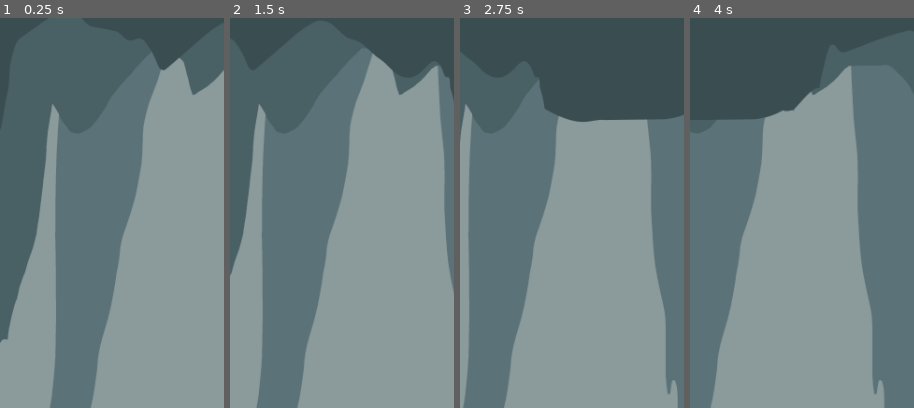
Above: before the commit, frames 1-4 (left to right).
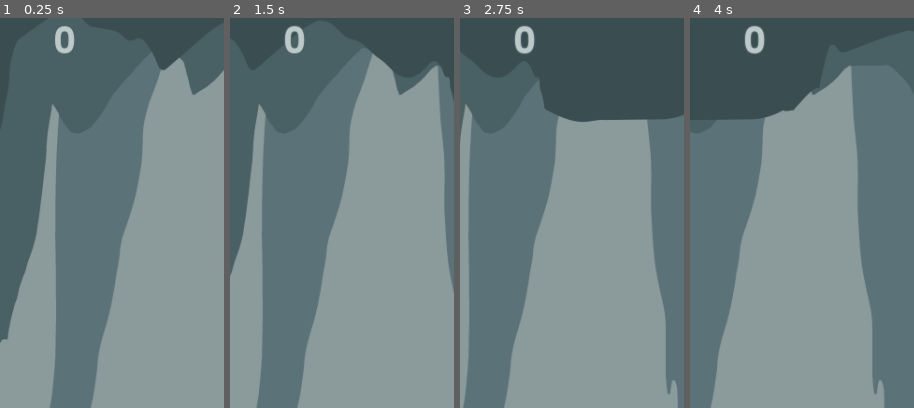
Above: after the commit, the same moments.

Repository: lazaromenezes/edx-games50
Game: Godot game, scene res://scenes/main.tscn
The game is run twice, just before and just after one commit, with the same random seed, the same clock (stepped at 60 frames per second) and the same inputs.
Inputs:
- Up to frame 1 (0.25 s): no input
- Up to frame 2 (1.5 s): tap Space (flap) at 0.77, 1.07 s
- Up to frame 3 (2.75 s): tap Space (flap) at 1.52, 1.82 s
- Up to frame 4 (4 s): tap Space (flap) at 3.02, 3.32, 3.77 s
The pictures show only the part of the screen within x 36-86%, y 0-50%; the shares and areas given below are measured in that part.

The runs differ from the first frame. In frame 1, 0.4% of the frame differs, in the area x 24-34%, y 2-10%; in frame 2, 0.4%; in frame 3, 0.4%; in frame 4, 0.4%.

Commit message:
Add core gameplay and UI

Diff:
--- /dev/null
+++ b/batty_tap/main_theme.tres
@@ -0,0 +1,9 @@
+[gd_resource type="Theme" load_steps=2 format=3 uid="uid://bpbqk1p8yyyxq"]
+
+[ext_resource type="FontFile" uid="uid://1eowy08yrgt4" path="res://assets/font/MadimiOne-Regular.ttf" id="1_cc8bu"]
+
+[resource]
+Label/colors/font_color = Color(0.74092, 0.785931, 0.788868, 1)
+Label/colors/font_outline_color = Color(0.286275, 0.376471, 0.396078, 1)
+Label/constants/outline_size = 5
+Label/fonts/font = ExtResource("1_cc8bu")
--- a/batty_tap/project.godot
+++ b/batty_tap/project.godot
@@ -31,6 +31,17 @@
 , Object(InputEventMouseButton,"resource_local_to_scene":false,"resource_name":"","device":-1,"window_id":0,"alt_presse …(249 unchanged characters)…
 ]
 }
+restart={
+"deadzone": 0.5,
+"events": [Object(InputEventKey,"resource_local_to_scene":false,"resource_name":"","device":-1,"window_id":0,"alt_pressed":false,"shift_pressed":false,"ctrl_pressed":false,"meta_pressed":false,"pressed":false,"keycode":0,"physical_keycode":32,"key_label":0,"unicode":32,"location":0,"echo":false,"script":null)
+, Object(InputEventMouseButton,"resource_local_to_scene":false,"resource_name":"","device":-1,"window_id":0,"alt_pressed":false,"shift_pressed":false,"ctrl_pressed":false,"meta_pressed":false,"button_mask":1,"position":Vector2(325, 16),"global_position":Vector2(329, 57),"factor":1.0,"button_index":1,"canceled":false,"pressed":true,"double_click":false,"script":null)
+]
+}
+quit={
+"deadzone": 0.5,
+"events": [Object(InputEventKey,"resource_local_to_scene":false,"resource_name":"","device":-1,"window_id":0,"alt_pressed":false,"shift_pressed":false,"ctrl_pressed":false,"meta_pressed":false,"pressed":false,"keycode":0,"physical_keycode":4194305,"key_label":0,"unicode":0,"location":0,"echo":false,"script":null)
+]
+}
 
 [rendering]
 
--- /dev/null
+++ b/batty_tap/scenes/game_over/game_over_layer.gd
@@ -0,0 +1,10 @@
+extends CanvasLayer
+
+signal restarted()
+signal quit()
+
+func _input(event: InputEvent) -> void:
+	if event.is_action_pressed("restart"):
+		restarted.emit()
+	elif event.is_action_pressed("quit"):
+		quit.emit()
--- /dev/null
+++ b/batty_tap/scenes/game_over/game_over_layer.tscn
@@ -0,0 +1,38 @@
+[gd_scene load_steps=3 format=3 uid="uid://bjdjme4iolf2t"]
+
+[ext_resource type="Script" path="res://scenes/game_over/game_over_layer.gd" id="1_tk601"]
+[ext_resource type="Theme" uid="uid://bpbqk1p8yyyxq" path="res://main_theme.tres" id="2_v2vbk"]
+
+[node name="GameOverLayer" type="CanvasLayer"]
+process_mode = 2
+script = ExtResource("1_tk601")
+
+[node name="UI" type="Control" parent="."]
+auto_translate_mode = 1
+layout_mode = 3
+anchors_preset = 15
+anchor_right = 1.0
+anchor_bottom = 1.0
+grow_horizontal = 2
+grow_vertical = 2
+theme = ExtResource("2_v2vbk")
+
+[node name="Label" type="Label" parent="UI"]
+auto_translate_mode = 1
+layout_mode = 1
+anchors_preset = 8
+anchor_left = 0.5
+anchor_top = 0.5
+anchor_right = 0.5
+anchor_bottom = 0.5
+offset_left = -23.0
+offset_top = -24.5
+offset_right = 23.0
+offset_bottom = 24.5
+grow_horizontal = 2
+grow_vertical = 2
+theme_override_font_sizes/font_size = 60
+text = "GAME
+OVER"
+horizontal_alignment = 1
+vertical_alignment = 1
--- a/batty_tap/scenes/main.gd
+++ b/batty_tap/scenes/main.gd
@@ -4,7 +4,15 @@
 
 var crystalScene: PackedScene = preload("res://scenes/crystal/crystal.tscn")
 
+var _score: int = 0
+
 func _ready() -> void:
+	if get_tree().paused:
+		get_tree().paused = false
+
+	$GameOverLayer.hide()
+	_score = 0
+	%ScoreLabel.text = str(_score)
 	_schedule_spawn()
 
 func _schedule_spawn():
@@ -13,8 +21,24 @@
 func _spawn_crystal() -> void:
 	var crystal = crystalScene.instantiate()
 	crystal.position = Vector2(528, 428)
+	crystal.hit.connect(_on_hit)
+	crystal.passed.connect(_on_passed)
 	$Crystals.add_child(crystal)
 
 func _on_spawn_timer_timeout() -> void:
 	_spawn_crystal()
 	_schedule_spawn()
+
+func _on_hit():
+	$GameOverLayer.show()
+	get_tree().paused = true
+
+func _on_passed():
+	_score += 1
+	%ScoreLabel.text = str(_score)
+
+func _on_game_over_layer_restarted() -> void:
+	get_tree().reload_current_scene()
+
+func _on_game_over_layer_quit() -> void:
+	get_tree().quit(0)
--- a/batty_tap/scenes/main.tscn
+++ b/batty_tap/scenes/main.tscn
@@ -1,9 +1,11 @@
-[gd_scene load_steps=5 format=3 uid="uid://cw1ckuvm63o4c"]
+[gd_scene load_steps=7 format=3 uid="uid://cw1ckuvm63o4c"]
 
 [ext_resource type="PackedScene" uid="uid://bk3630luiwn1n" path="res://scenes/cave_background/cave_background.tscn" id="1_7entc"]
 [ext_resource type="Script" path="res://scenes/main.gd" id="2_bcfwb"]
 [ext_resource type="PackedScene" uid="uid://bwrv8xbaij5wi" path="res://scenes/cave_front/cave_front.tscn" id="2_pybw8"]
 [ext_resource type="PackedScene" uid="uid://bo5njlcmdpq6e" path="res://scenes/bat/bat.tscn" id="3_gql87"]
+[ext_resource type="Theme" uid="uid://bpbqk1p8yyyxq" path="res://main_theme.tres" id="5_ovdyc"]
+[ext_resource type="PackedScene" uid="uid://bjdjme4iolf2t" path="res://scenes/game_over/game_over_layer.tscn" id="5_vsys0"]
 
 [node name="Main" type="Node2D"]
 script = ExtResource("2_bcfwb")
@@ -23,4 +25,34 @@
 
 [node name="CaveFront" parent="." instance=ExtResource("2_pybw8")]
 
+[node name="UILayer" type="CanvasLayer" parent="."]
+
+[node name="UI" type="Control" parent="UILayer"]
+layout_mode = 3
+anchors_preset = 15
+anchor_right = 1.0
+anchor_bottom = 1.0
+grow_horizontal = 2
+grow_vertical = 2
+theme = ExtResource("5_ovdyc")
+
+[node name="ScoreLabel" type="Label" parent="UILayer/UI"]
+unique_name_in_owner = true
+layout_mode = 1
+anchors_preset = 5
+anchor_left = 0.5
+anchor_right = 0.5
+offset_left = -20.0
+offset_right = 20.0
+offset_bottom = 23.0
+grow_horizontal = 2
+theme_override_font_sizes/font_size = 40
+text = "0"
+horizontal_alignment = 1
+vertical_alignment = 1
+
+[node name="GameOverLayer" parent="." instance=ExtResource("5_vsys0")]
+
 [connection signal="timeout" from="SpawnTimer" to="." method="_on_spawn_timer_timeout"]
+[connection signal="quit" from="GameOverLayer" to="." method="_on_game_over_layer_quit"]
+[connection signal="restarted" from="GameOverLayer" to="." method="_on_game_over_layer_restarted"]
Binary file added: batty_tap/assets/font/MadimiOne-Regular.ttf
Not shown, added: batty_tap/assets/font/MadimiOne-Regular.ttf.import
Not shown, added: batty_tap/assets/font/OFL.txt
